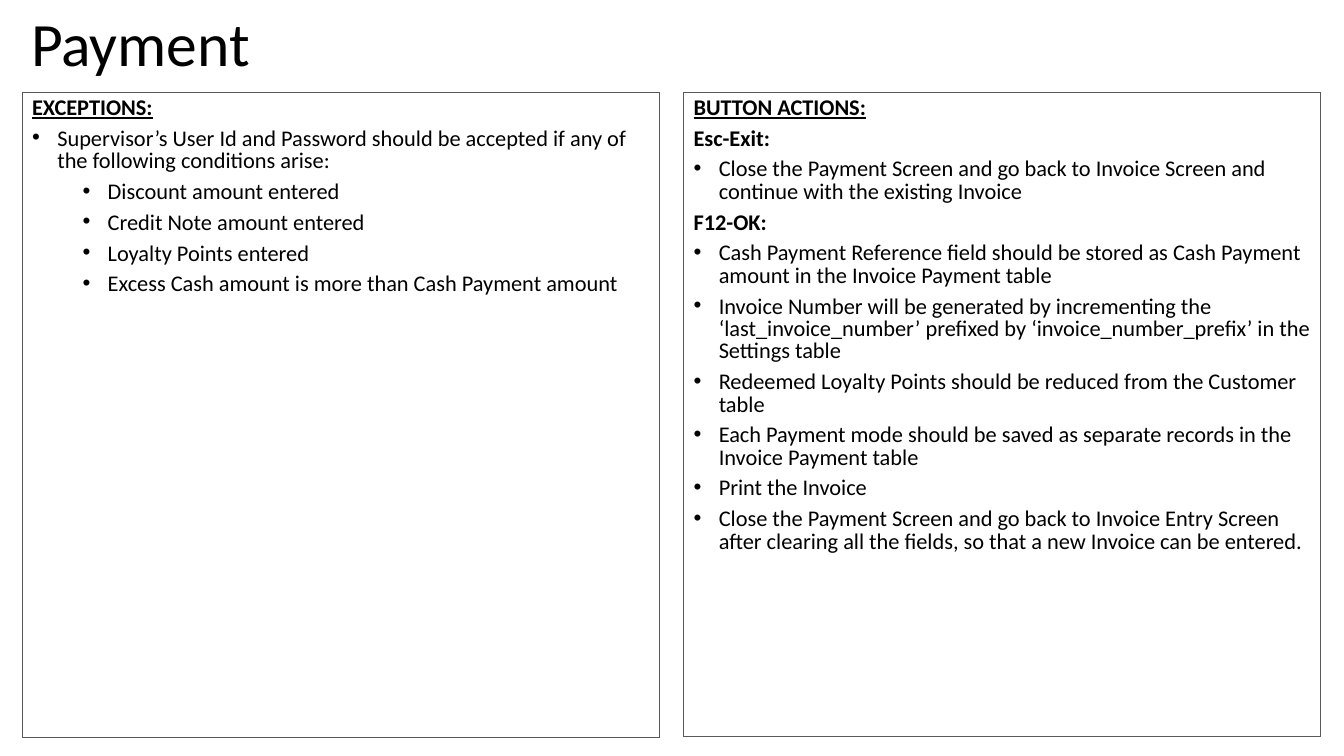
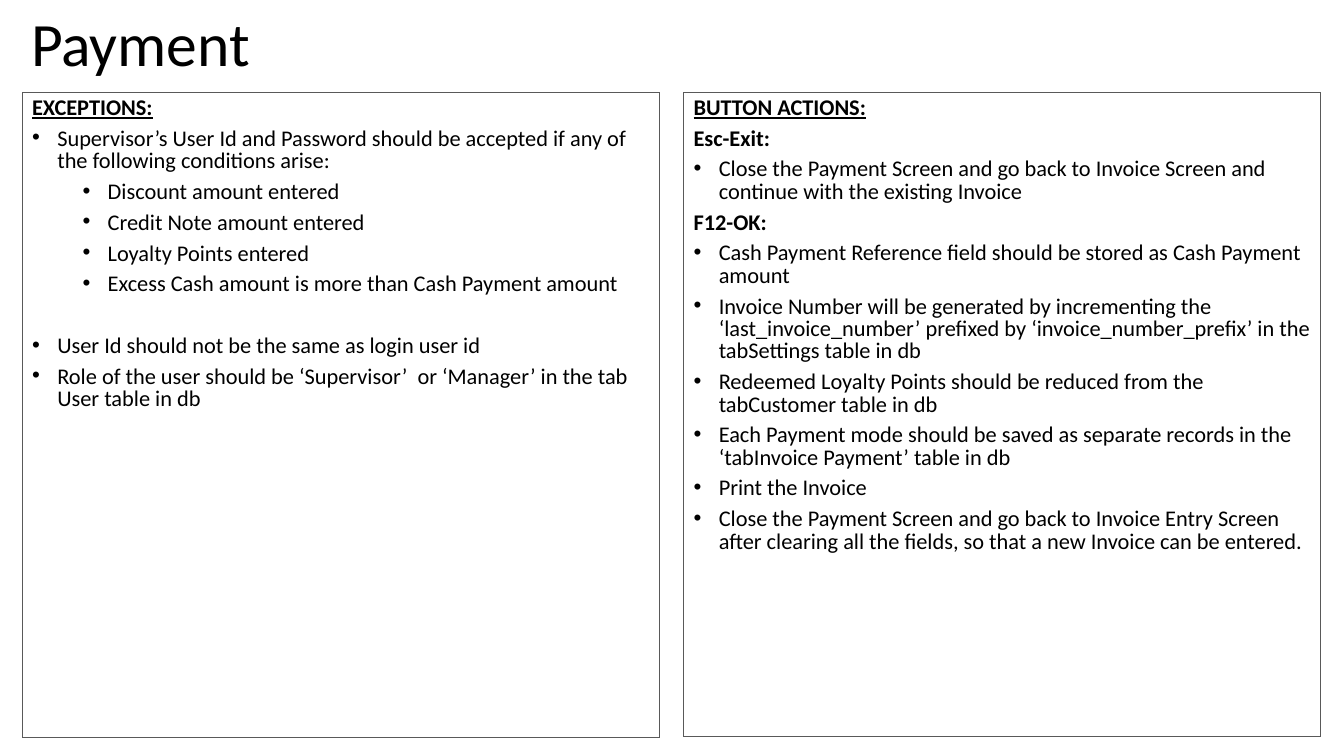
Before and after one commit to valignit/Documents, a slide deck: slide 36 of brief-specs.pptx. Drawn at 1344x756 pixels with LibreOffice and Linux fonts; fonts in the diff are those of the drawing. Boxes give left, top, right and bottom in pixels: in the first picture for what was removed or moved away, otherwise in the second. Text is boxed around its words. In the diff, an @@ line names an element or a change of style, - is before the commit and + after.

```diff
--- a/brief-specs.pptx
+++ b/brief-specs.pptx
@@ text in rectangle at [719,244,1309,469]: text changed @@
-• Cash Payment Reference field should be stored as Cash Payment amount in the Invoice Payment table
-• Invoice Number will be generated by incrementing the ‘last_invoice_number’ prefixed by ‘invoice_number_prefix’ in the Settings table
-• Redeemed Loyalty Points should be reduced from the Customer table
-• Each Payment mode should be saved as separate records in the Invoice Payment table
+• Cash Payment Reference field should be stored as Cash Payment amount
+• Invoice Number will be generated by incrementing the ‘last_invoice_number’ prefixed by ‘invoice_number_prefix’ in the tabSettings table in db
+• Redeemed Loyalty Points should be reduced from the tabCustomer table in db
+• Each Payment mode should be saved as separate records in the ‘tabInvoice Payment’ table in db
@@ text in rectangle at [57,337,628,406]: paragraphs added @@
+• User Id should not be the same as login user id
+• Role of the user should be ‘Supervisor’ or ‘Manager’ in the tab User table in db
```
Also in this commit, not shown: 17 other slides changed.
